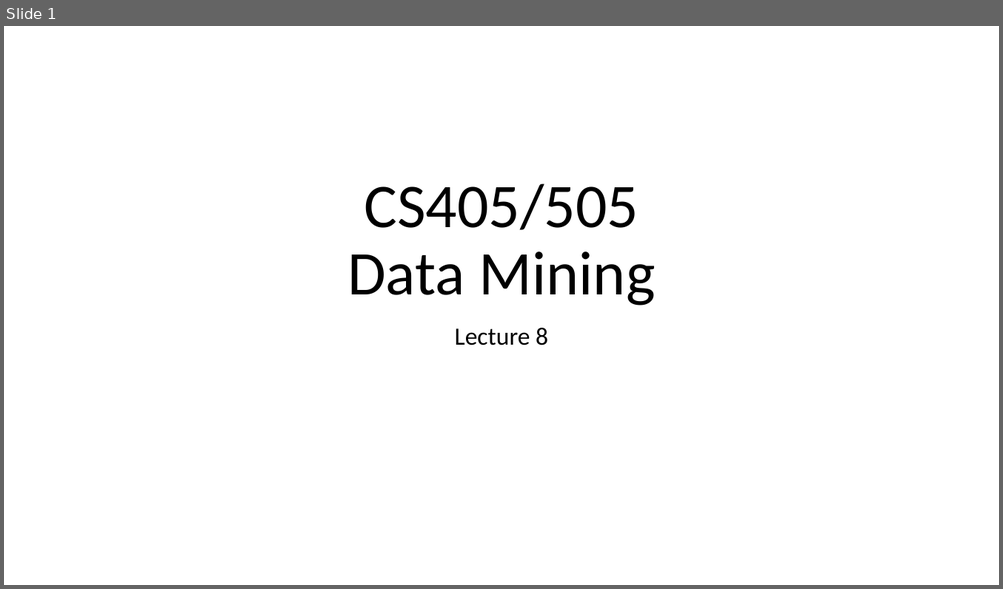
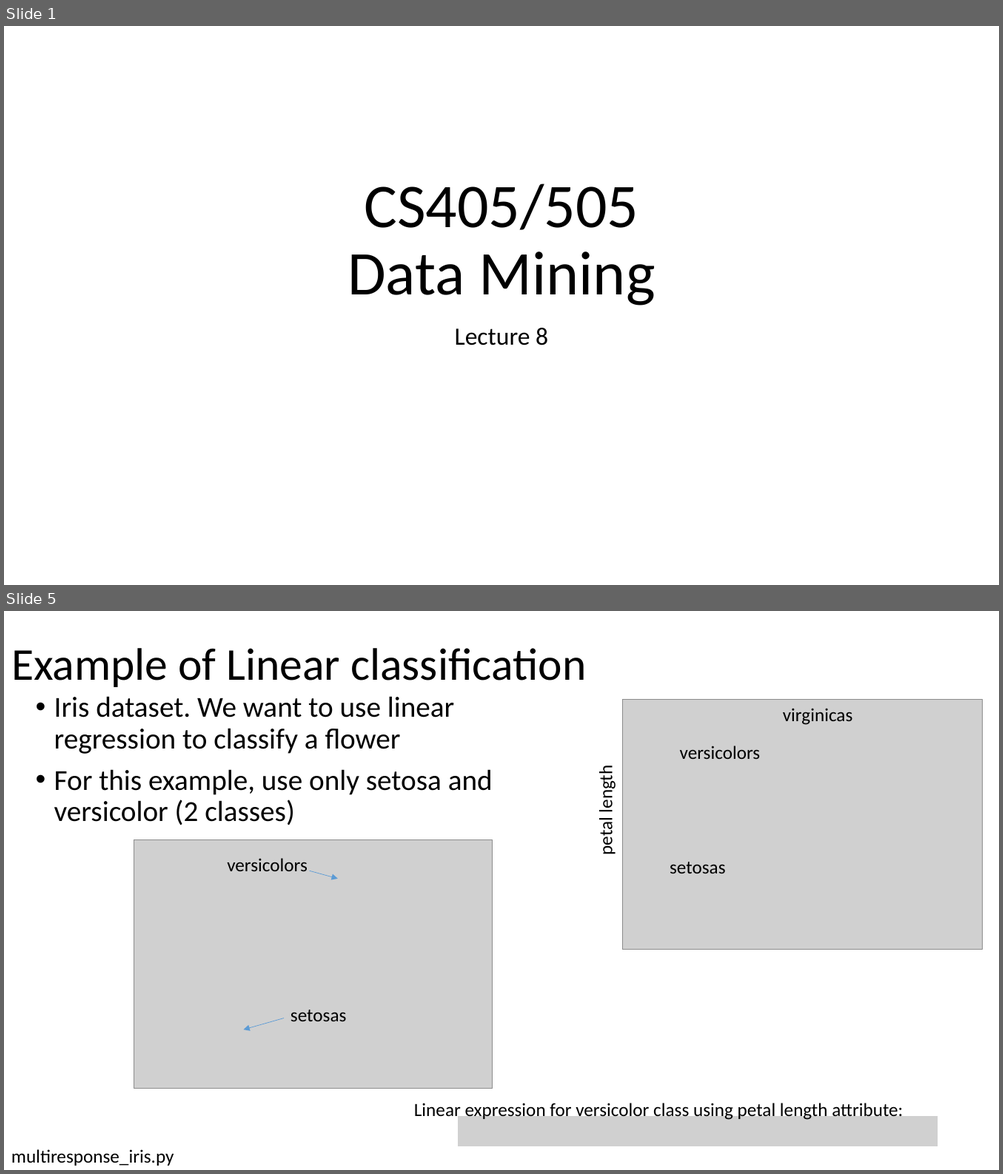
Before and after one commit to russellu/cs405, a slide deck: Lecture_08.pptx. Shown one above the other, each under a label of ours: slide 1 before the commit, slides 1 and 5 after it; the slides between them are not shown. The pictures are 1003x589 and 1003x1174 pixels, drawn with LibreOffice and Linux fonts; fonts in the diff are those of the drawing; grey boxes stand for pictures. Boxes give left, top, right and bottom in pixels: in the first picture for what was removed or moved away, otherwise in the second. Text is boxed around its words. In the diff, an @@ line names an element or a change of style, - is before the commit and + after.

```diff
--- a/Lecture_08.pptx
+++ b/Lecture_08.pptx
@@ slide 5 added at (x1=4, y1=611, x2=999, y2=1170), background #FFFFFF @@
@@ title added at (x1=11, y1=648, x2=586, y2=687), 44 pt, text #000000 @@
+Example of Linear classification
@@ text added at (x1=54, y1=696, x2=492, y2=826), 28 pt, text #000000 @@
+• Iris dataset. We want to use linear regression to classify a flower
+• For this example, use only setosa and versicolor (2 classes)
@@ picture added at (x1=622, y1=699, x2=982, y2=950) @@
@@ text added at (x1=782, y1=708, x2=852, y2=725), 18 pt, text #000000 @@
+virginicas
@@ text added at (x1=680, y1=746, x2=760, y2=759), 18 pt, text #000000 @@
+versicolors
@@ text added at (x1=595, y1=770, x2=617, y2=854), 18 pt, text #000000 @@
+petal length
@@ picture added at (x1=134, y1=840, x2=492, y2=1088) @@
@@ text added at (x1=227, y1=858, x2=307, y2=871), 18 pt, text #000000 @@
+versicolors
@@ arrow added from (309, 871) to (338, 879), #5B9BD5 0.5 pt @@
@@ text added at (x1=669, y1=862, x2=725, y2=874), 18 pt, text #000000 @@
+setosas
@@ text added at (x1=290, y1=1010, x2=346, y2=1022), 18 pt, text #000000 @@
+setosas
@@ arrow added from (284, 1019) to (244, 1031), #5B9BD5 0.5 pt @@
@@ text added at (x1=414, y1=1102, x2=902, y2=1122), 18 pt, text #000000 @@
+Linear expression for versicolor class using petal length attribute:
@@ picture added at (x1=458, y1=1117, x2=937, y2=1147) @@
@@ text added at (x1=11, y1=1150, x2=174, y2=1166), 18 pt, text #000000 @@
+multiresponse_iris.py
```
Also in this commit, not shown: 1 slide changed, 11 other slides added, 1 slide removed.
